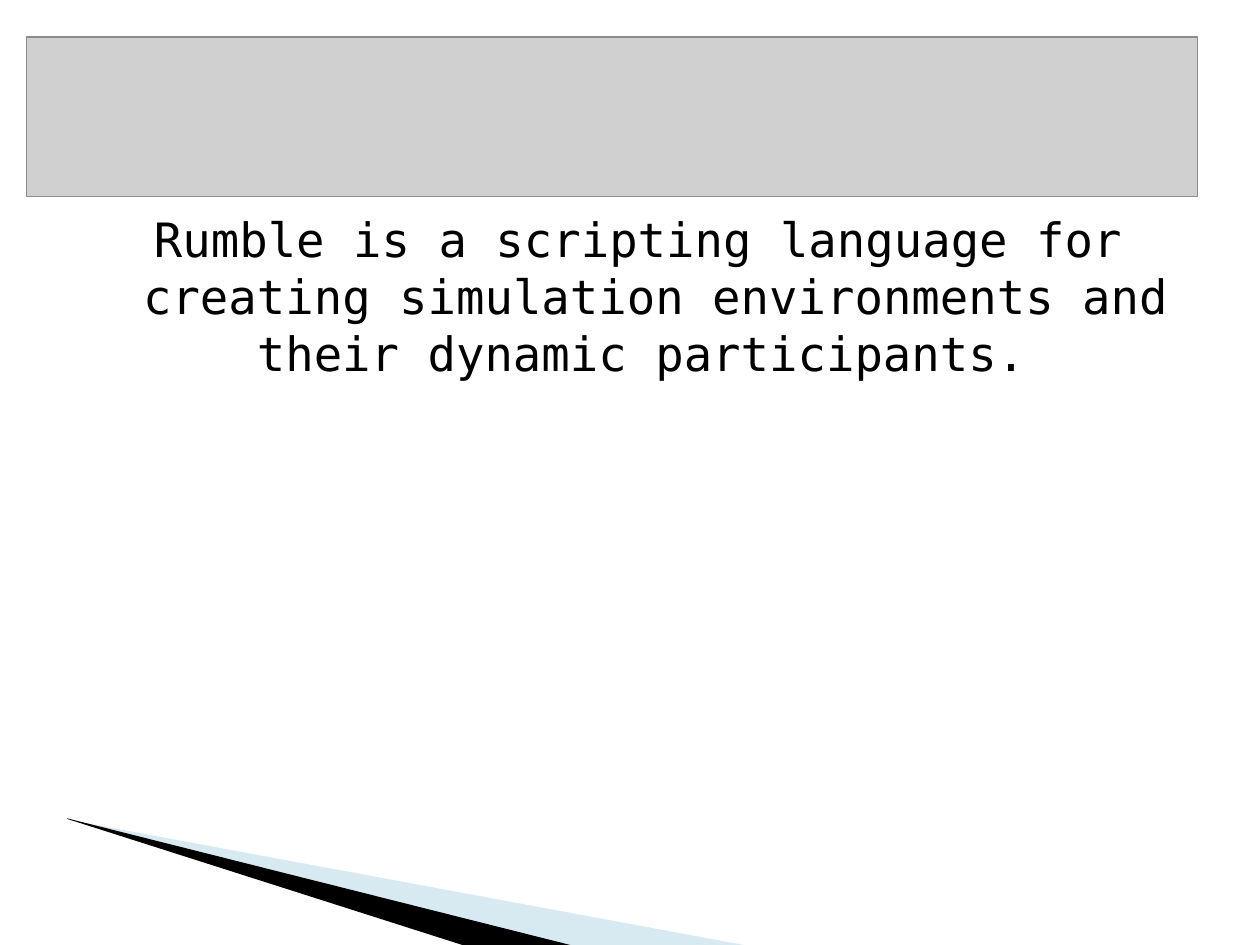
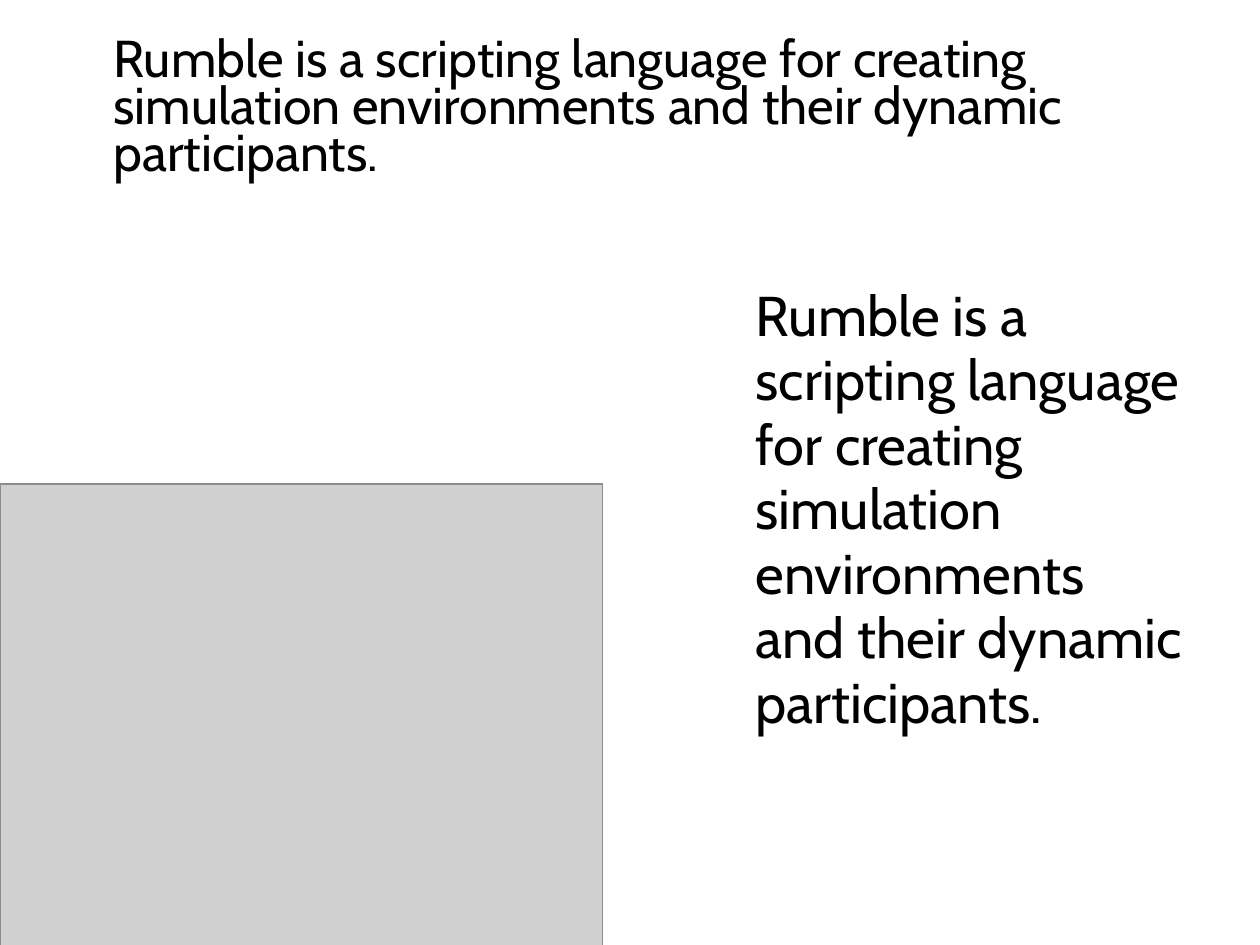
Before and after one commit to dcoli/plt4115, a slide deck: slide 2 of src/compiler/doc/rumble.ppt. Drawn at 1260x945 pixels with LibreOffice and Linux fonts; fonts in the diff are those of the drawing; grey boxes stand for pictures; background and template pictures are left out. Boxes give left, top, right and bottom in pixels: in the first picture for what was removed or moved away, otherwise in the second. Text is boxed around its words. In the diff, an @@ line names an element or a change of style, - is before the commit and + after.

Commit message:
change fonts - probably only good on my computer or another mac. changes made in openoffice but saved in powerpoint format.

```diff
--- a/src/compiler/doc/rumble.ppt
+++ b/src/compiler/doc/rumble.ppt
@@ text added at (113, 38, 1063, 183), 29.6 pt, text #000000 @@
+Rumble is a scripting language for creating simulation environments and their dynamic participants.
@@ text "Rumble is a scripting language ...": place and size @@
-text "Rumble is a scripting language ..." at (143, 220, 1167, 381)
+text "Rumble is a scripting language ..." at (756, 294, 1182, 735)
@@ text "Rumble is a scripting language ..." at (756, 294, 1182, 735): size 27 to 32 pt, font DejaVu Sans Mono to Cabin; alignment centre to left; indent changed; line spacing 1 to 0.96 @@
@@ picture: place and size @@
-picture at (26, 37, 1197, 197)
+picture at (0, 484, 602, 945)
@@ freeform shape removed at (98, 689, 622, 888) @@
@@ freeform shape removed at (0, 798, 517, 914) @@
```
Also in this commit, not shown: 8 other slides changed, 4 slides added, 4 slides removed.
